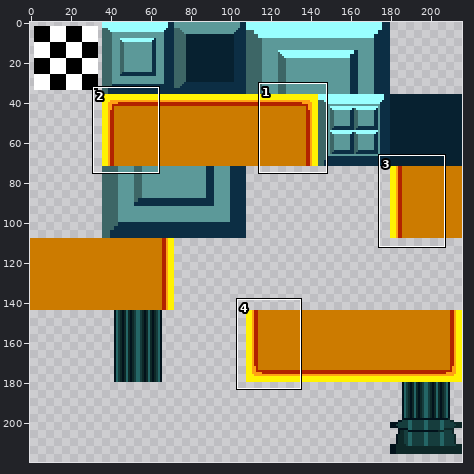
One commit to this sprite sheet: tilesets/TileSet1/output_tileset.png. The picture above shows the old version from afar; the outline marks the close-up.
Close-up. Earlier state:
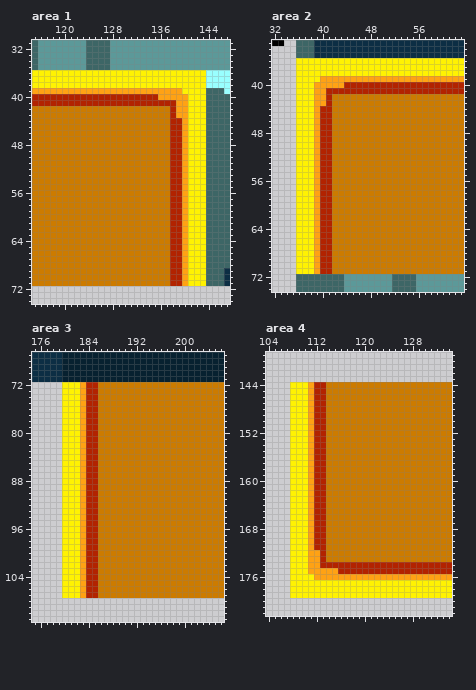
The file is 216x252 pixels. Shown: area 1: x 115..147, y 31..74; area 2: x 32..63, y 33..74; area 3: x 175..206, y 67..111; area 4: x 104..134, y 139..182. The wide view leaves out empty margins. The commit also changed other parts of the picture, which this record leaves out.
The same view after the edit:
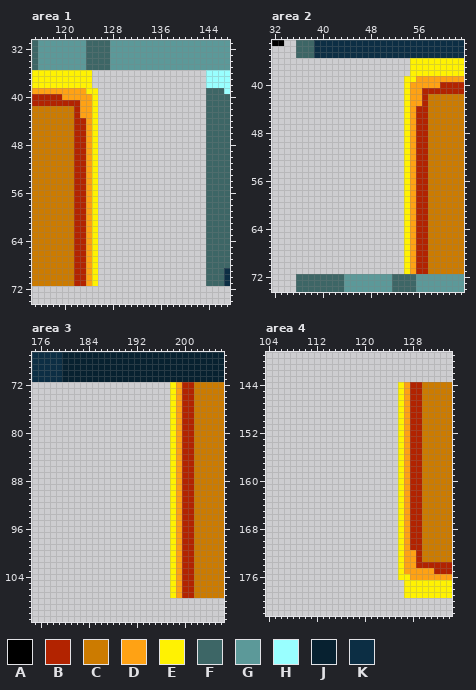
Palette (. is transparent): A #000000  B #b22300  C #cc7b00  D #ffa214  E #fff202  F #3d6666  G #5c9999  H #99ffff  J #072130  K #0c2e44
What changed:
Area 1:
y 36..38: x 125..143 EEEEEEEEEEEEEEEEEEE -> ...................
y 39: x 124..143 DDDDDDDDDDDDDDDDEEEE -> EE..................
y 40: x 120..143 BBBBBBBBBBBBBBBBDDDDDEEE -> DDDDDE..................
y 41: x 123..143 BBBBBBBBBBBBBBBBDDEEE -> DDE..................
y 42..43: x 122..143 CCCCCCCCCCCCCCCCBDDEEE -> BDDE..................
y 44..71: x 122..143 CCCCCCCCCCCCCCCCBBDEEE -> BBDE..................
Area 2:
y 36..38: x 36..54 EEEEEEEEEEEEEEEEEEE -> ...................
y 39: x 36..55 EEEEDDDDDDDDDDDDDDDD -> ..................EE
y 40: x 36..59 EEEDDDDDBBBBBBBBBBBBBBBB -> ..................EDDDDD
y 41: x 36..56 EEEDDBBBBBBBBBBBBBBBB -> ..................EDD
y 42..43: x 36..57 EEEDDBCCCCCCCCCCCCCCCC -> ..................EDDB
y 44..71: x 36..57 EEEDBBCCCCCCCCCCCCCCCC -> ..................EDBB
Area 3:
y 72..107: x 180..201 EEEDBBCCCCCCCCCCCCCCCC -> ..................EDBB
Area 4:
y 144..171: x 108..129 EEEDBBCCCCCCCCCCCCCCCC -> ..................EDBB
y 172..173: x 108..129 EEEDDBCCCCCCCCCCCCCCCC -> ..................EDDB
y 174: x 108..128 EEEDDBBBBBBBBBBBBBBBB -> ..................EDD
y 175: x 108..131 EEEDDDDDBBBBBBBBBBBBBBBB -> ..................EDDDDD
y 176: x 108..127 EEEEDDDDDDDDDDDDDDDD -> ..................EE
y 177..179: x 108..126 EEEEEEEEEEEEEEEEEEE -> ...................
